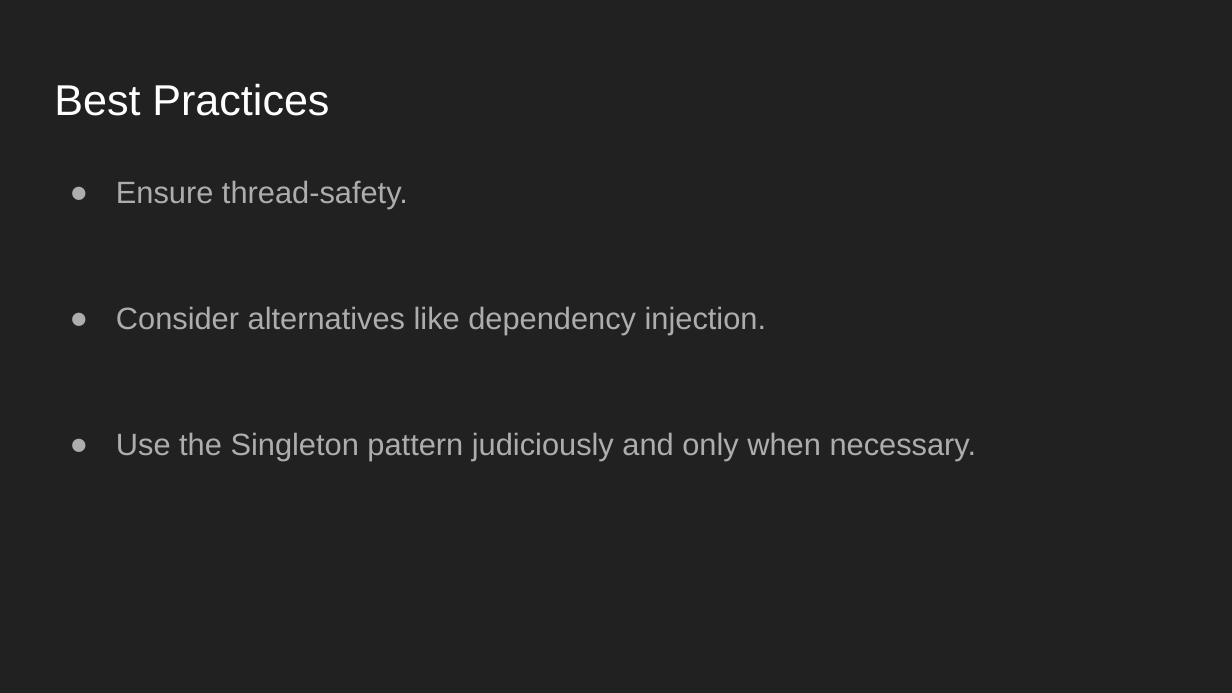
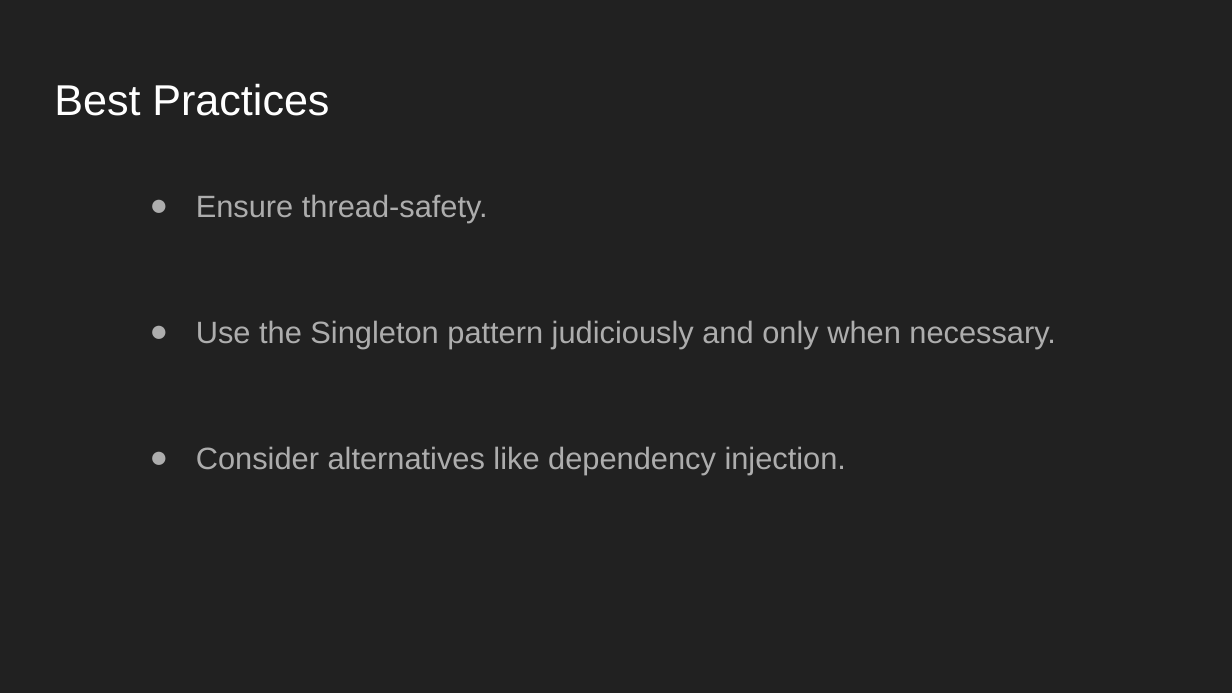
Before and after one commit to MarkXVI/Software_Engineering, a slide deck: slide 7 of Design_Pattern_Singelton_MarkHarvey.pptx (slide 9 before the commit). Drawn at 1232x693 pixels with LibreOffice and Linux fonts; fonts in the diff are those of the drawing; background and template pictures are left out. Boxes give left, top, right and bottom in pixels: in the first picture for what was removed or moved away, otherwise in the second. Text is boxed around its words. In the diff, an @@ line names an element or a change of style, - is before the commit and + after.

Commit message:
DP pptx done
19-04-23

```diff
--- a/Design_Pattern_Singelton_MarkHarvey.pptx
+++ b/Design_Pattern_Singelton_MarkHarvey.pptx
@@ text "Ensure thread-safety.": place and size @@
-text "Ensure thread-safety." at [116, 180, 976, 461]
+text "Ensure thread-safety." at [196, 194, 1055, 474]
@@ text at [196, 320, 1055, 348]: paragraph added @@
+● Use the Singleton pattern judiciously and only when necessary.
@@ text at [116, 432, 976, 461]: paragraph removed @@
-● Use the Singleton pattern judiciously and only when necessary.
```
Also in this commit, not shown: 5 other slides changed, 2 slides added, 3 slides removed, 2 other files.
